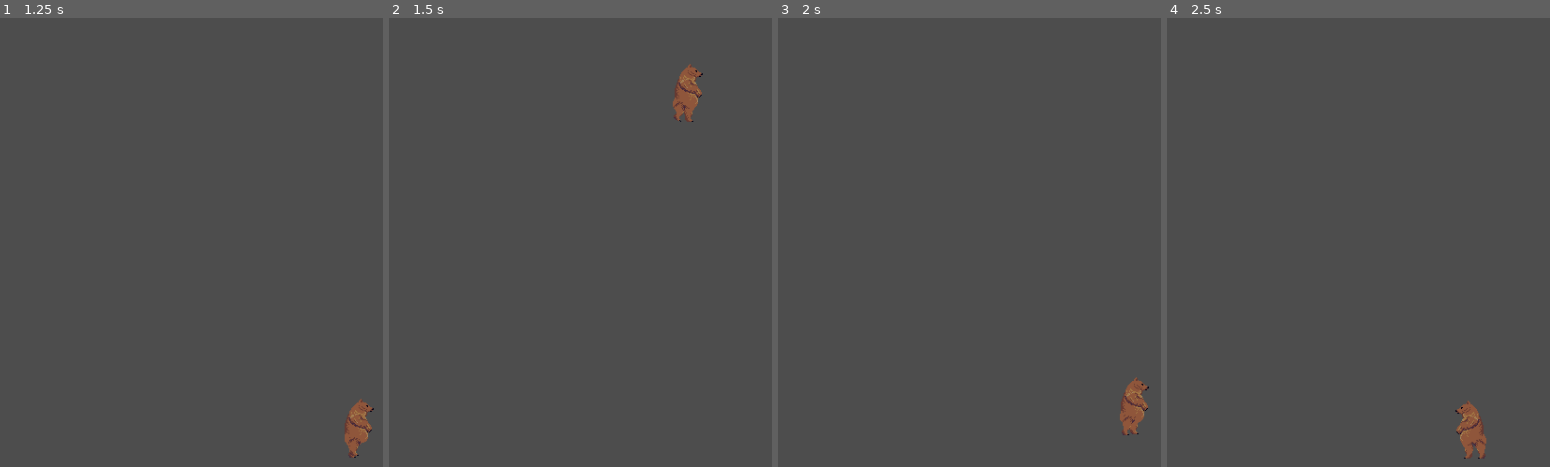
Above: before the commit, frames 1-4 (left to right).
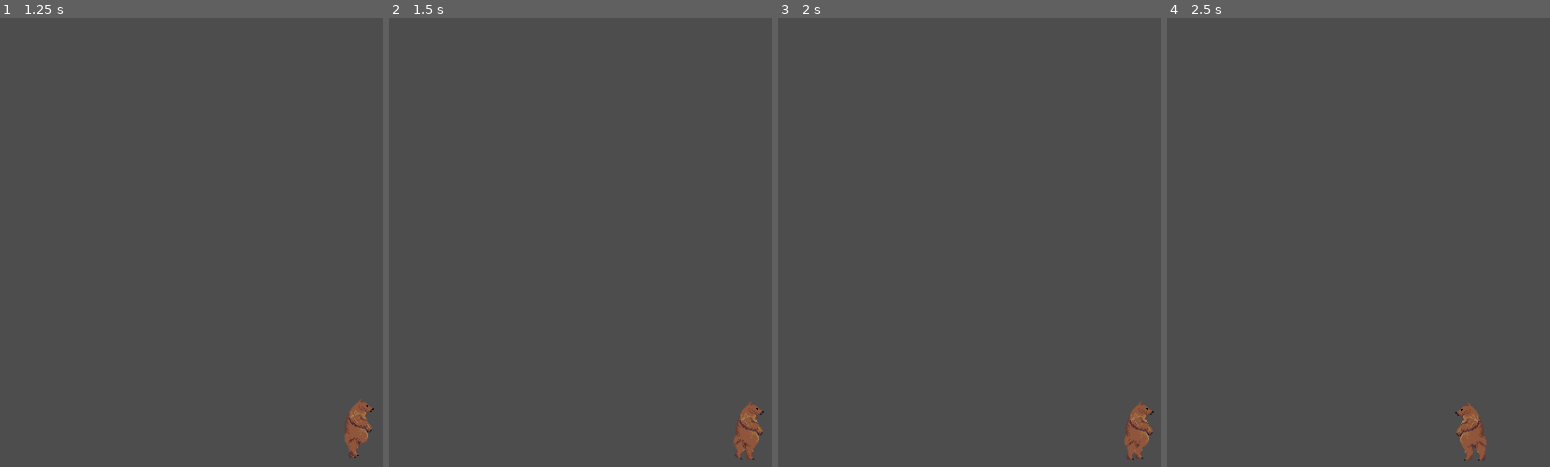
Above: after the commit, the same moments.

Repository: WinterAtne/Cancer_Bear
Game: Godot game, scene res://scenes/main.tscn
Same seed, same stepped clock (60 frames per second), same inputs: the game is played once before the commit and once after it. The engine's default icon, where the game draws it, is replaced by a stand-in: a white triangle on a blue panel in a dark square.
Inputs:
- Up to frame 1 (1.25 s): hold D (right) from 0.53 s (still down); tap 1 (spell_1) at 0.6 s; tap W (up) at 0.77 s
- Up to frame 2 (1.5 s): keep holding D (right); tap 2 (spell_2) at 1.35 s
- Up to frame 3 (2 s): keep holding D (right); tap W (up) at 1.52 s
- Up to frame 4 (2.5 s): release D (right) at 2.03 s; hold A (left) from 2.03 s (still down); tap 3 (spell_3) at 2.1 s

Frame 1 is identical in both runs. In frame 2, 1.2% of the frame differs, in the area x 74-98%, y 10-99%; in frame 3, 0.9%; in frame 4, 0.2%.

Commit message:
removed some debug code

Diff:
--- a/scenes/levels/level_manager.gd
+++ b/scenes/levels/level_manager.gd
@@ -7,12 +7,6 @@
 
 func _ready() -> void:
 	start_level(0)
-
-	for n in 80:
-		await get_tree().process_frame
-
-
-	start_level(1)
 
 
 func restart_level() -> void:
